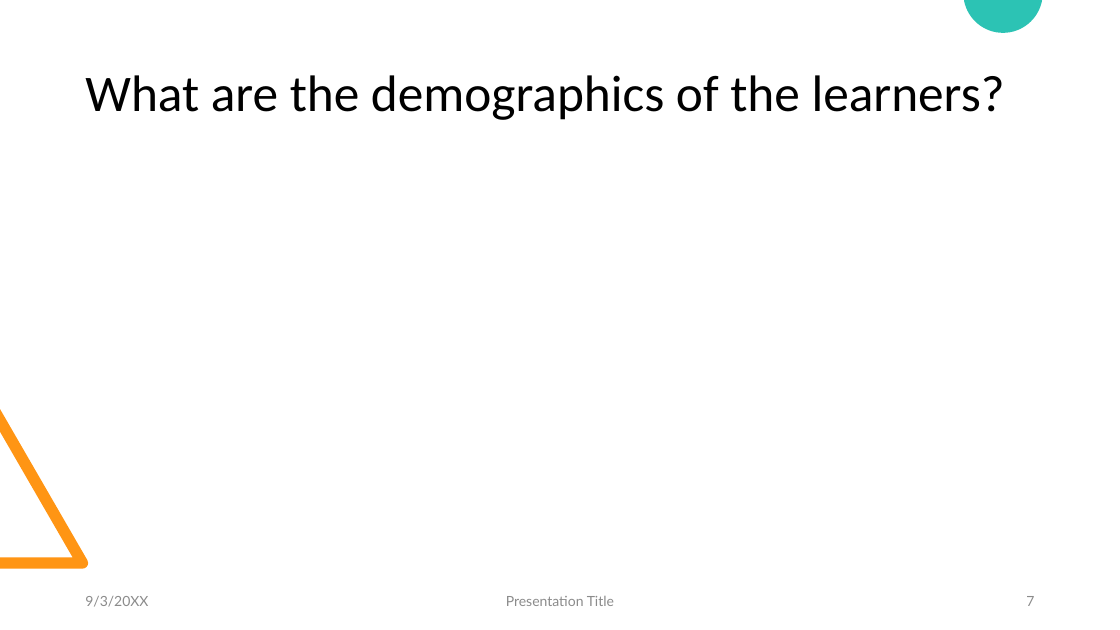
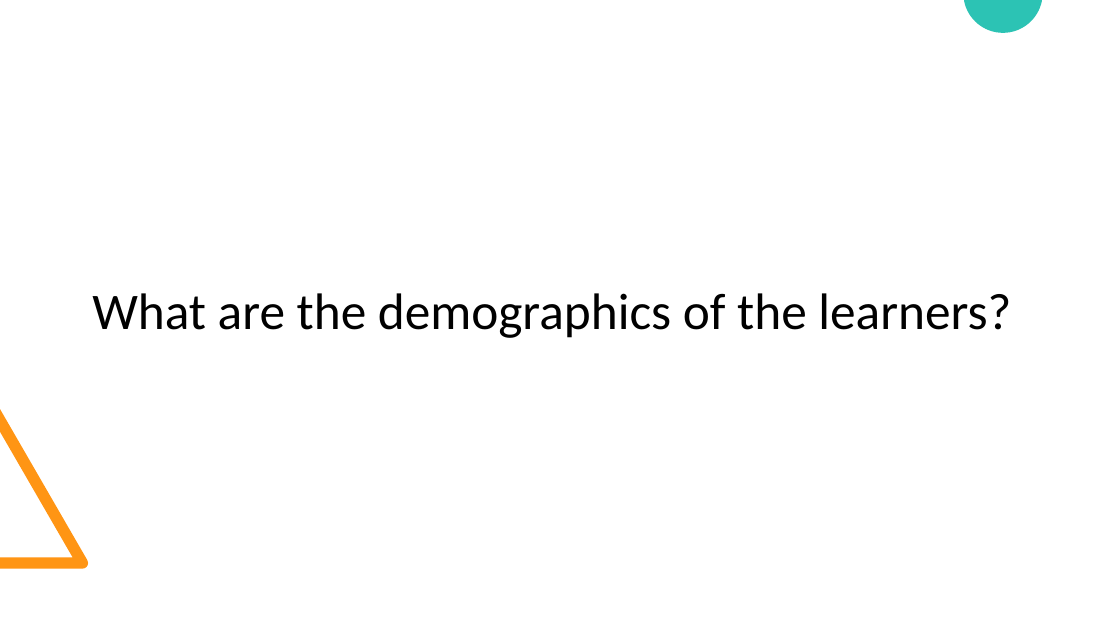
Before and after one commit to gmedina-mx/cs8631-datamngmt-ncl-final-assignment, a slide deck: slide 7 of reports/presentation.pptx. Drawn at 1120x630 pixels with LibreOffice and Linux fonts; fonts in the diff are those of the drawing. Boxes give left, top, right and bottom in pixels: in the first picture for what was removed or moved away, otherwise in the second. Text is boxed around its words. In the diff, an @@ line names an element or a change of style, - is before the commit and + after.

```diff
--- a/reports/presentation.pptx
+++ b/reports/presentation.pptx
@@ title "What are the demographics of ..." moved from (x1=85, y1=75, x2=1005, y2=120) to (x1=92, y1=293, x2=1011, y2=338) @@
@@ text removed at (x1=85, y1=596, x2=148, y2=607) @@
-9/3/20XX
@@ text removed at (x1=506, y1=596, x2=614, y2=606) @@
-Presentation Title
@@ page number removed at (x1=1026, y1=596, x2=1034, y2=606) @@
-7
```
Also in this commit, not shown: 10 other slides changed, 2 slides added, 2 slides removed, 1 other file.
